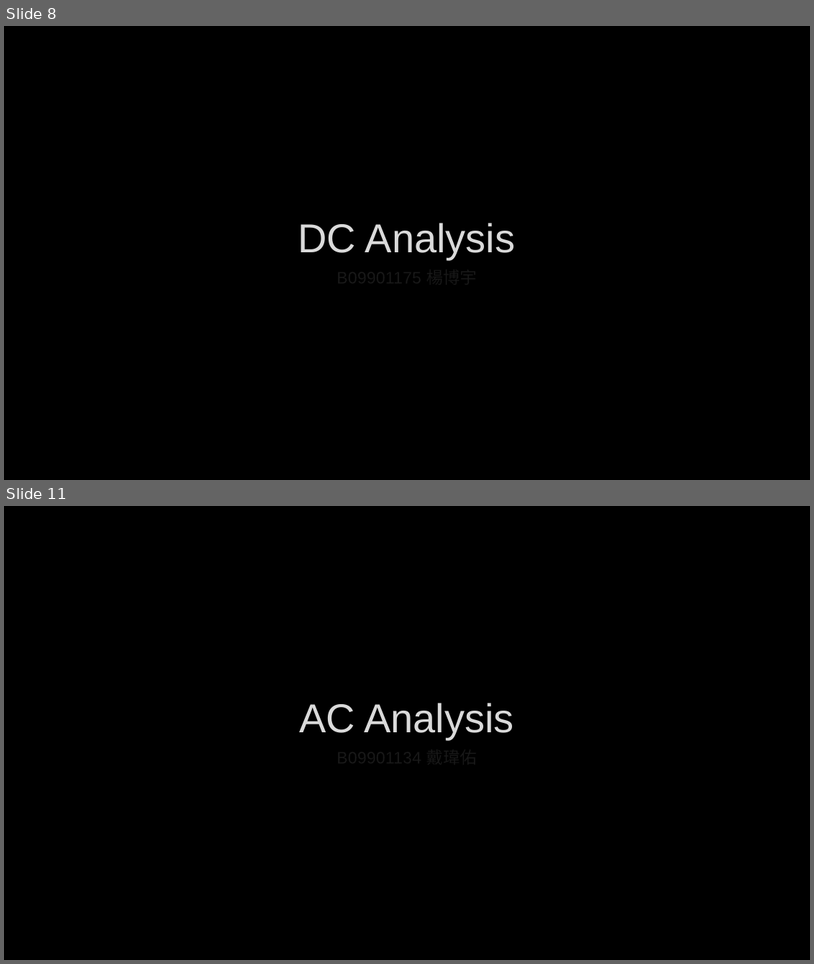
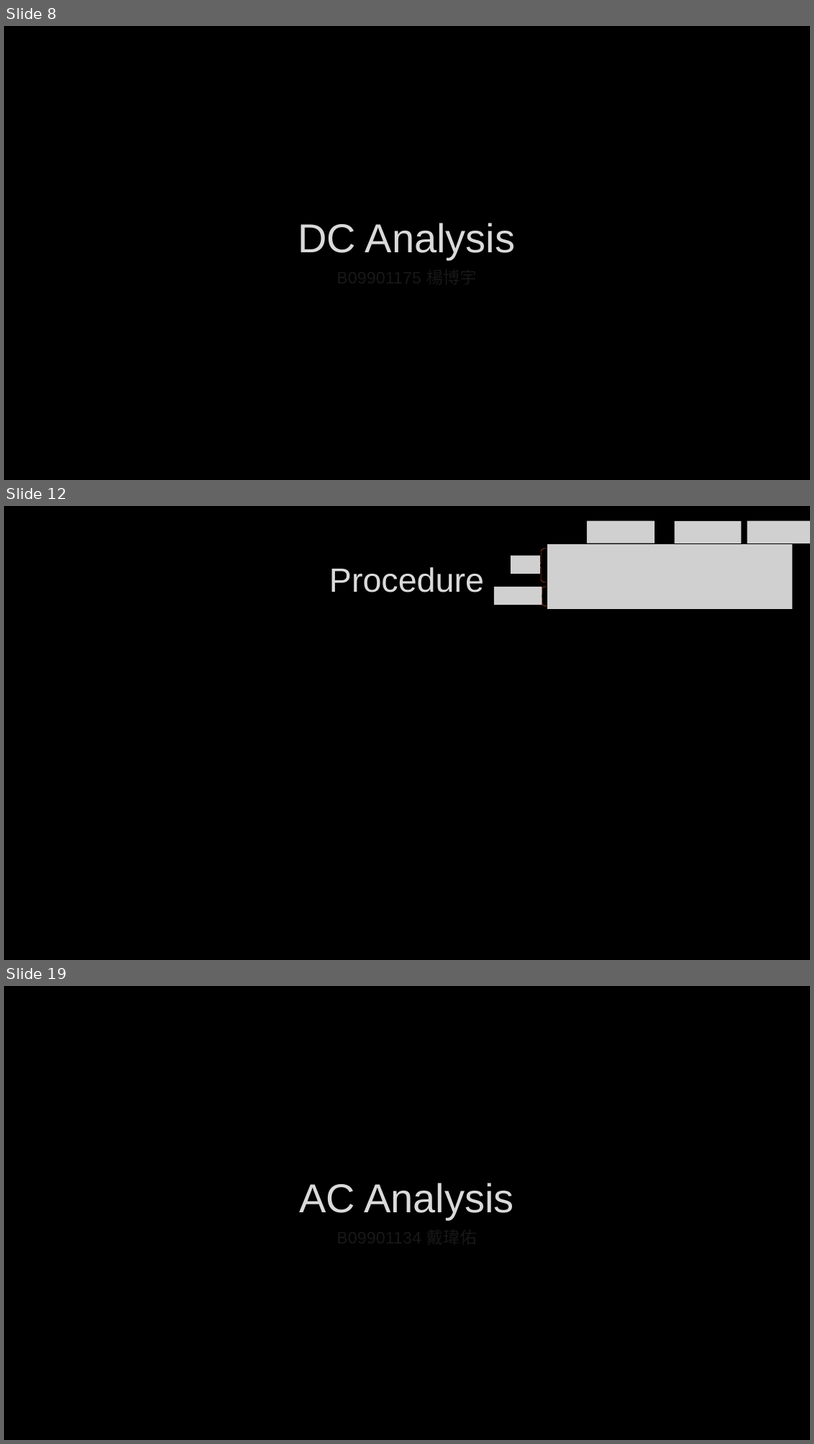
Before and after one commit to broccoli-huang/miniPSPICE, a slide deck: presentation.pptx. Shown one above the other, each under a label of ours: slides 8 and 11 before the commit, slides 8, 12 and 19 after it; the slides between them are not shown. The pictures are 814x964 and 814x1444 pixels, drawn with LibreOffice and Linux fonts; fonts in the diff are those of the drawing; grey boxes stand for pictures; background and template pictures are left out. Boxes give left, top, right and bottom in pixels: in the first picture for what was removed or moved away, otherwise in the second. Text is boxed around its words. In the diff, an @@ line names an element or a change of style, - is before the commit and + after.

```diff
--- a/presentation.pptx
+++ b/presentation.pptx
@@ slide 12 added at (4,506,810,960), background picture (left out) @@
@@ picture added at (587,521,655,543) @@
@@ picture added at (675,521,742,543) @@
@@ picture added at (748,521,810,543) @@
@@ left brace added at (536,548,546,582), outline #BC451B 0.5 pt @@
@@ picture added at (548,544,793,609) @@
@@ title added at (329,567,484,592), 40 pt, text #DADADA @@
+Procedure
@@ picture added at (511,556,540,574) @@
@@ picture added at (494,587,543,605) @@
@@ left brace added at (538,587,548,606), outline #BC451B 0.5 pt @@
@@ what was slide 11 is now slide 19 @@
```
Also in this commit, not shown: 2 slides changed, 16 other slides added, 1 other file.
